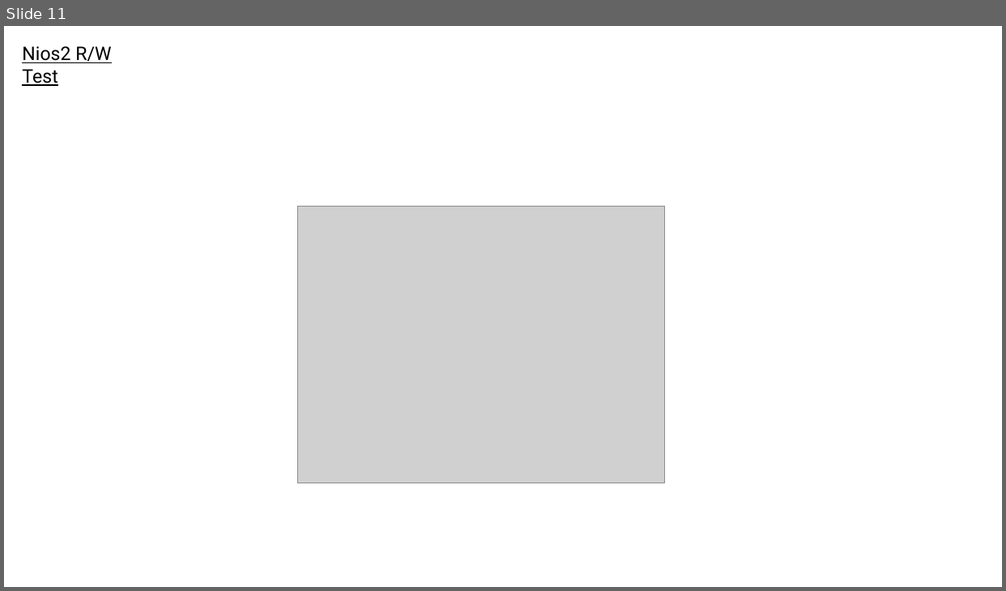
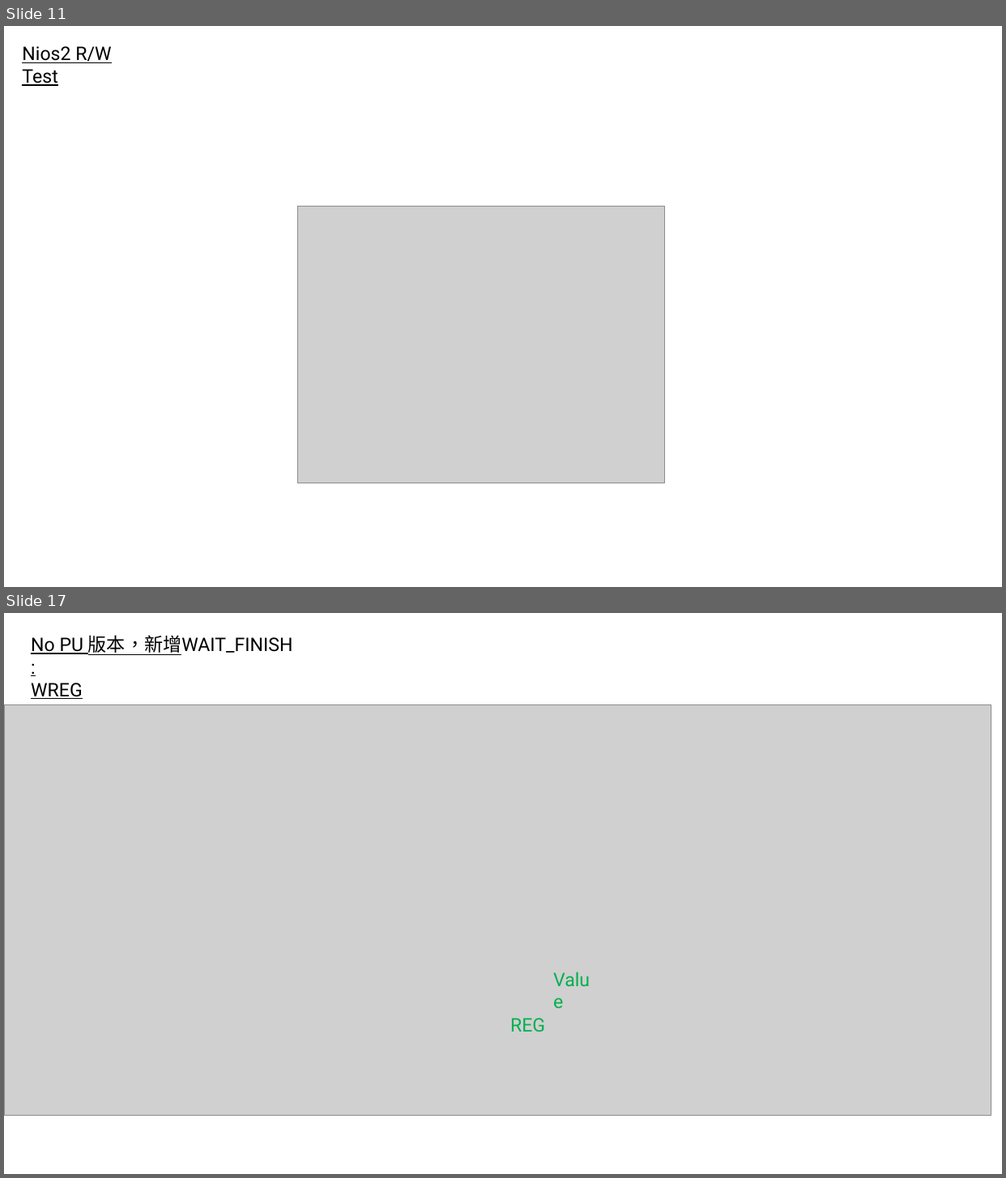
Before and after one commit to adamShiau/adamShiau_FPGA, a slide deck: intel_IP/IRIS/HW_IP/Interface/I2C/V1/I2C_ADXL357.pptx. Shown one above the other, each under a label of ours: slide 11 before the commit, slides 11 and 17 after it; the slides between them are not shown. The pictures are 1006x591 and 1006x1178 pixels, drawn with LibreOffice and Linux fonts; fonts in the diff are those of the drawing; grey boxes stand for pictures. Boxes give left, top, right and bottom in pixels: in the first picture for what was removed or moved away, otherwise in the second. Text is boxed around its words. In the diff, an @@ line names an element or a change of style, - is before the commit and + after.

```diff
--- a/intel_IP/IRIS/HW_IP/Interface/I2C/V1/I2C_ADXL357.pptx
+++ b/intel_IP/IRIS/HW_IP/Interface/I2C/V1/I2C_ADXL357.pptx
@@ slide 17 added at <box>4,613,1002,1174</box>, background #FFFFFF @@
@@ text added at <box>31,635,293,699</box>, 18 pt, text #000000, underline @@
+No PU 版本，新增WAIT_FINISH :
+WREG
@@ picture added at <box>4,705,991,1115</box> @@
@@ text added at <box>546,964,607,994</box>, 18 pt, text #00B050 @@
+Value
@@ text added at <box>510,1018,545,1033</box>, 18 pt, text #00B050 @@
+REG
```
Also in this commit, not shown: 11 other slides added, 6 slides removed, 20 other files.
